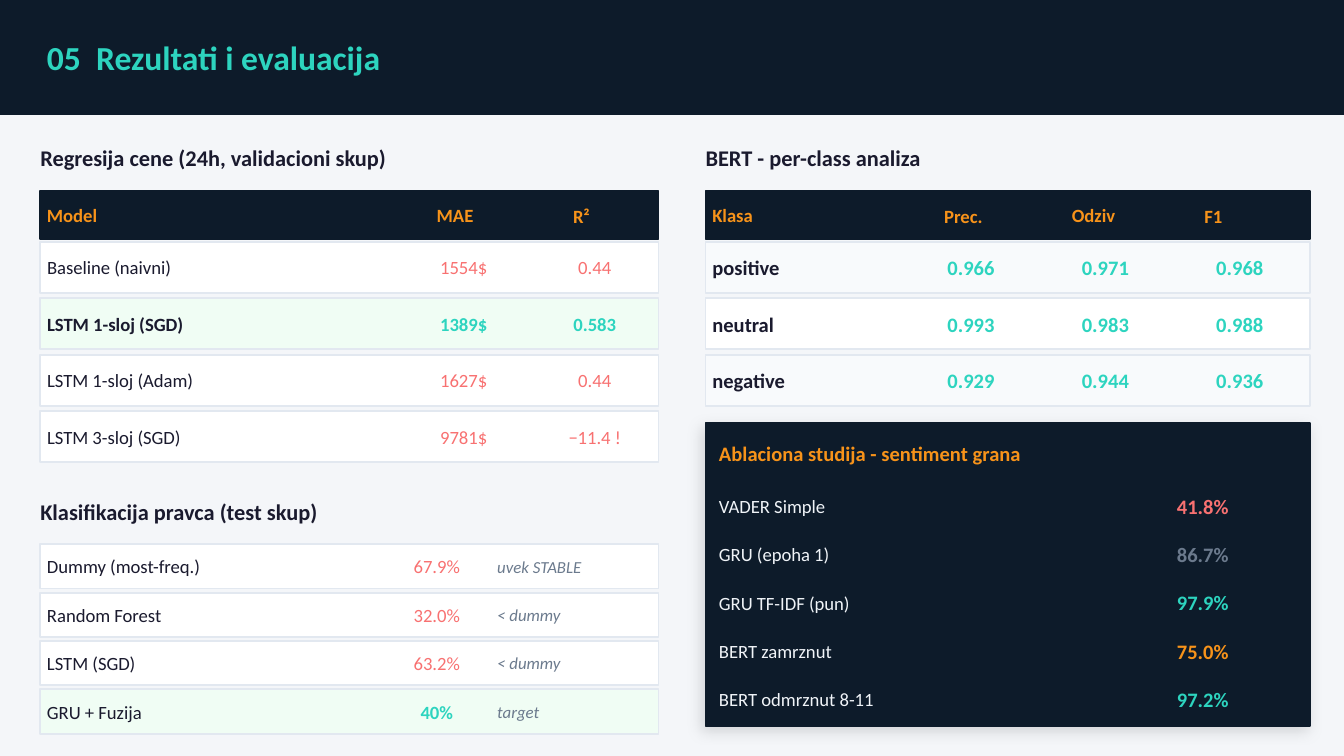
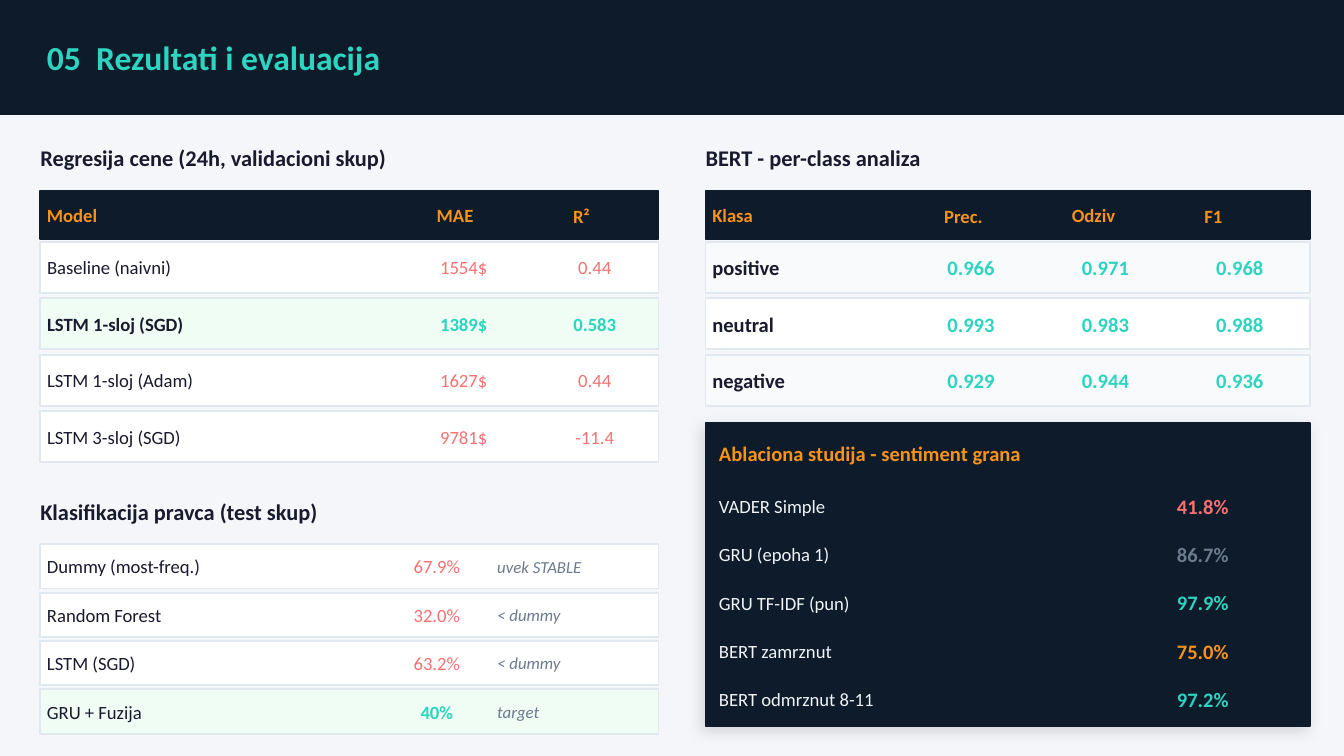
Before and after one commit to borisletic/bitcoin-multimodal-prediction, a slide deck: slide 7 of Predikcija_Bitcoina_Prezentacija.pptx. Drawn at 1344x756 pixels with LibreOffice and Linux fonts; fonts in the diff are those of the drawing. Boxes give left, top, right and bottom in pixels: in the first picture for what was removed or moved away, otherwise in the second. Text is boxed around its words. In the diff, an @@ line names an element or a change of style, - is before the commit and + after.

Commit message:
izvestaj i prezentacija v1

```diff
--- a/Predikcija_Bitcoina_Prezentacija.pptx
+++ b/Predikcija_Bitcoina_Prezentacija.pptx
@@ text at box(575, 432, 614, 444): text changed @@
-−11.4 !
+-11.4
```
